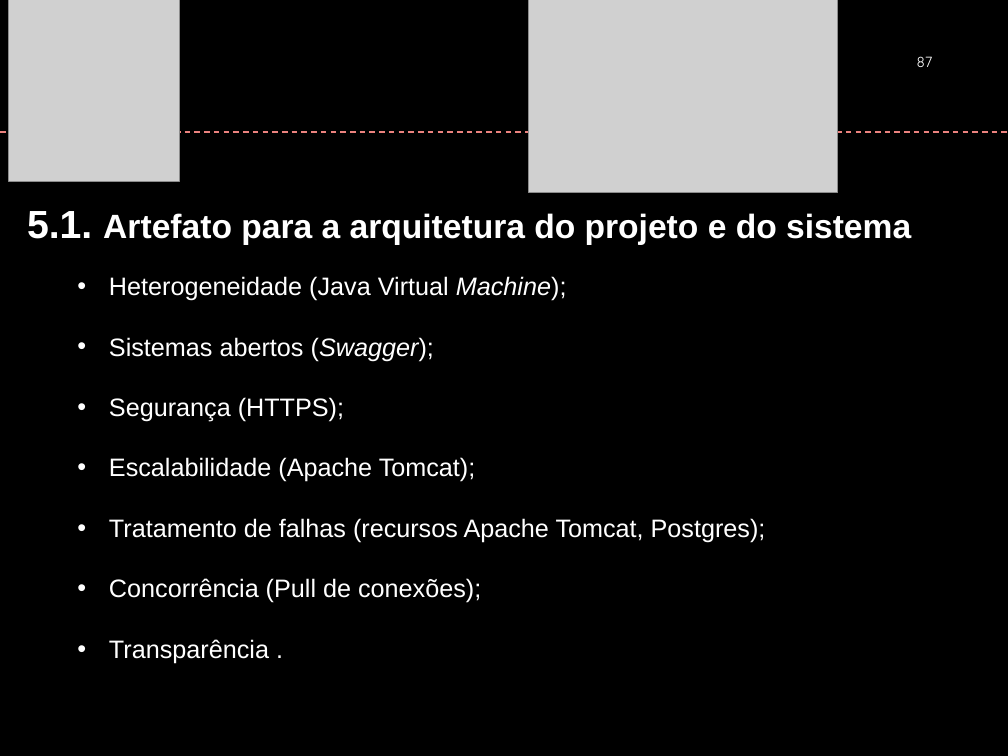
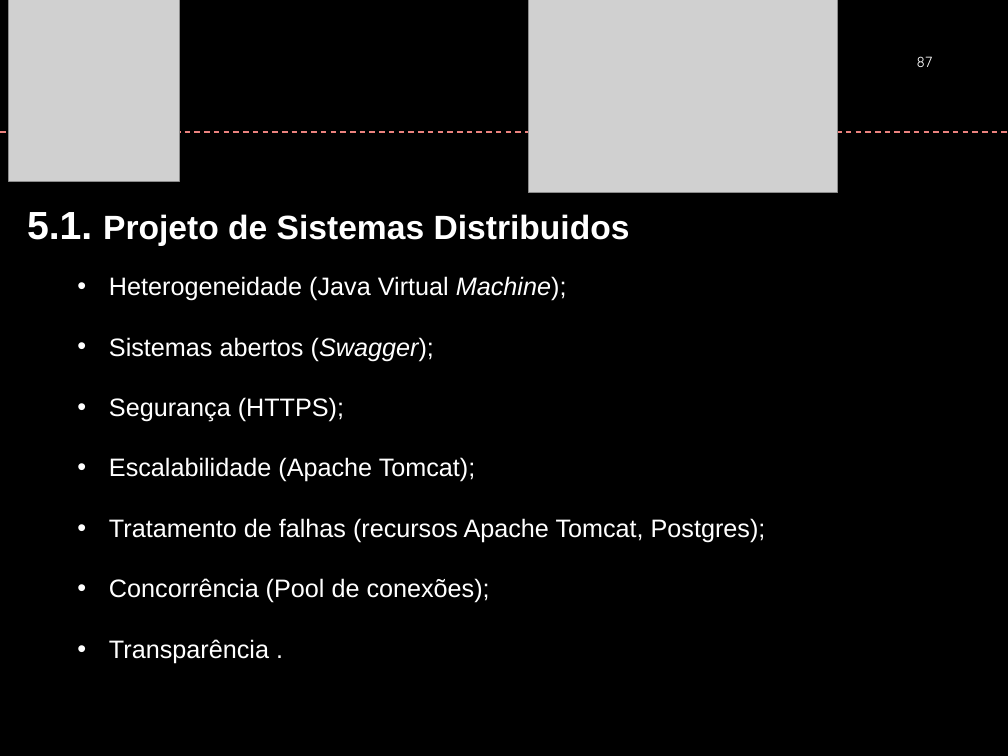
Before and after one commit to ezmart/Ezmart, a slide deck: slide 87 of EzMartGit/Documento/FAI_PFC_Apresentação_Agosto2018.pptx. Drawn at 1008x756 pixels with LibreOffice and Linux fonts; fonts in the diff are those of the drawing; grey boxes stand for pictures; background and template pictures are left out. Boxes give left, top, right and bottom in pixels: in the first picture for what was removed or moved away, otherwise in the second. Text is boxed around its words. In the diff, an @@ line names an element or a change of style, - is before the commit and + after.

```diff
--- a/EzMartGit/Documento/FAI_PFC_Apresentação_Agosto2018.pptx
+++ b/EzMartGit/Documento/FAI_PFC_Apresentação_Agosto2018.pptx
@@ text at bbox=[27, 212, 630, 246]: text changed @@
-5.1. Artefato para a arquitetura do projeto e do sistema
+5.1. Projeto de Sistemas Distribuidos
@@ text at bbox=[109, 578, 490, 603]: text changed @@
-  • Concorrência (Pull de conexões);
+  • Concorrência (Pool de conexões);
```
Also in this commit, not shown: 10 other slides changed.
